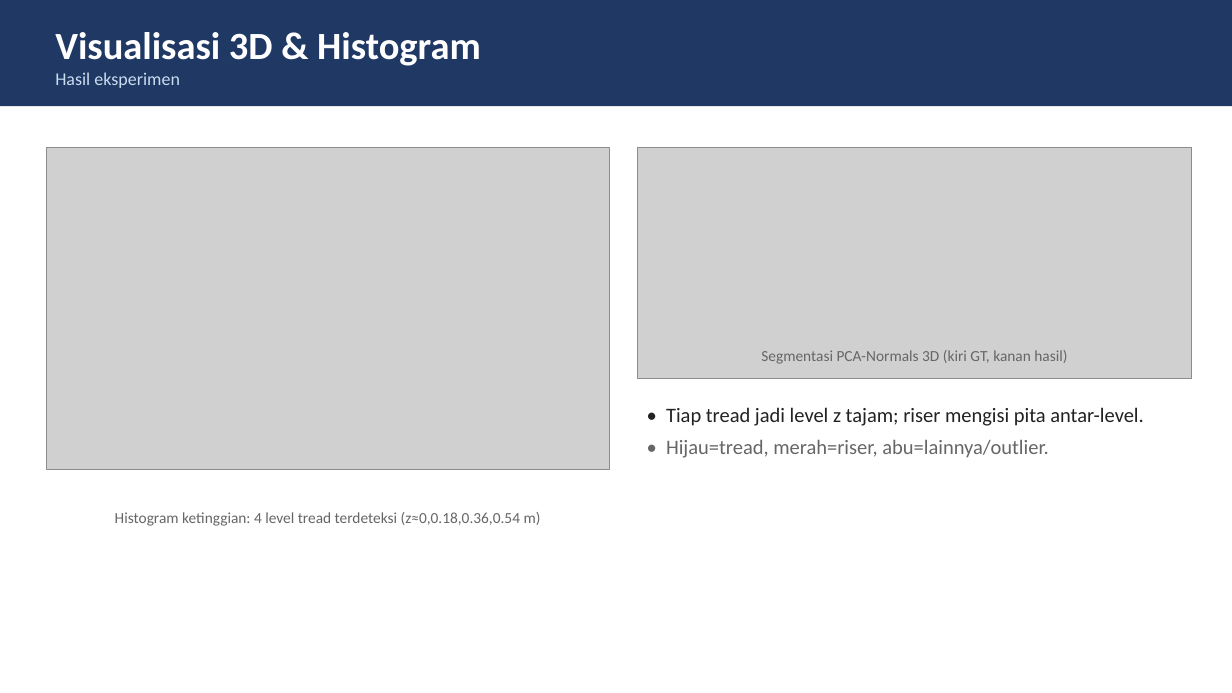
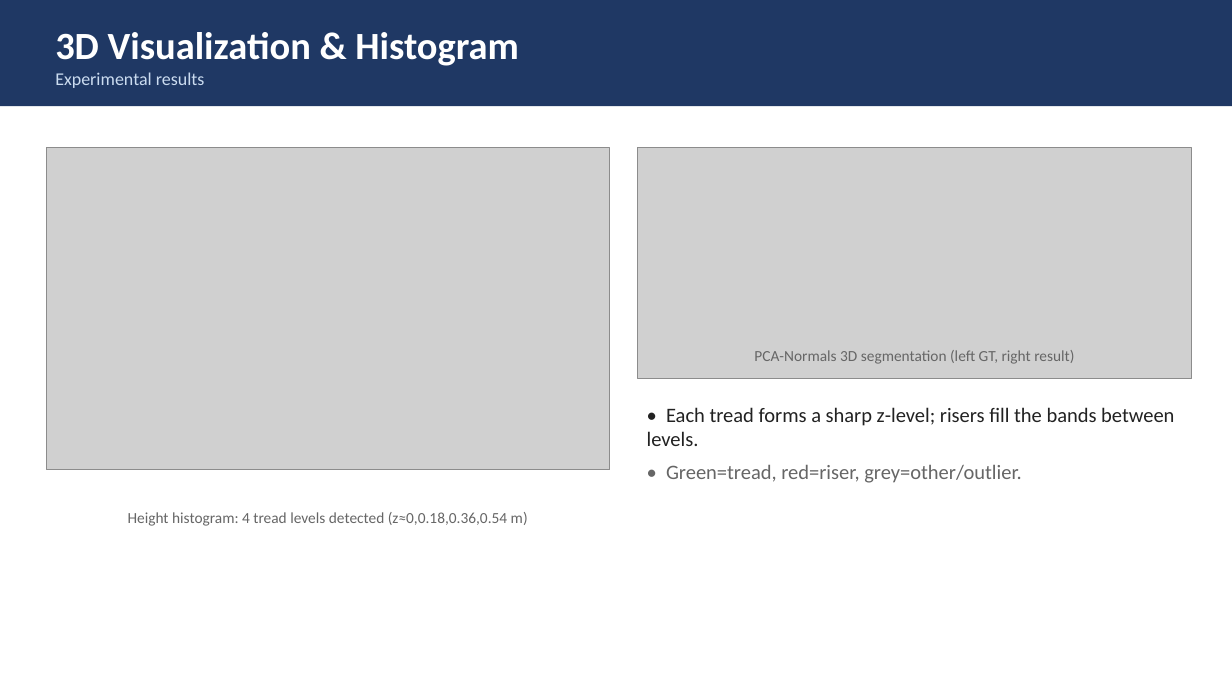
Before and after one commit to riyadh-gif/UAS-citraPraktikum-PakNando, a slide deck: slide 7 of slides/presentasi.pptx. Drawn at 1232x693 pixels with LibreOffice and Linux fonts; fonts in the diff are those of the drawing; grey boxes stand for pictures. Boxes give left, top, right and bottom in pixels: in the first picture for what was removed or moved away, otherwise in the second. Text is boxed around its words. In the diff, an @@ line names an element or a change of style, - is before the commit and + after.

```diff
--- a/slides/presentasi.pptx
+++ b/slides/presentasi.pptx
@@ text at (x1=55, y1=32, x2=519, y2=88): text changed @@
-Visualisasi 3D & Histogram
-Hasil eksperimen
+3D Visualization & Histogram
+Experimental results
@@ text at (x1=754, y1=350, x2=1074, y2=364): text changed @@
-Segmentasi PCA-Normals 3D (kiri GT, kanan hasil)
+PCA-Normals 3D segmentation (left GT, right result)
@@ text at (x1=647, y1=407, x2=1174, y2=483): text changed @@
-• Tiap tread jadi level z tajam; riser mengisi pita antar-level.
-• Hijau=tread, merah=riser, abu=lainnya/outlier.
+• Each tread forms a sharp z-level; risers fill the bands between levels.
+• Green=tread, red=riser, grey=other/outlier.
@@ text at (x1=128, y1=512, x2=528, y2=526): text changed @@
-Histogram ketinggian: 4 level tread terdeteksi (z≈0,0.18,0.36,0.54 m)
+Height histogram: 4 tread levels detected (z≈0,0.18,0.36,0.54 m)
```
Also in this commit, not shown: 8 other slides changed, 2 other files.
